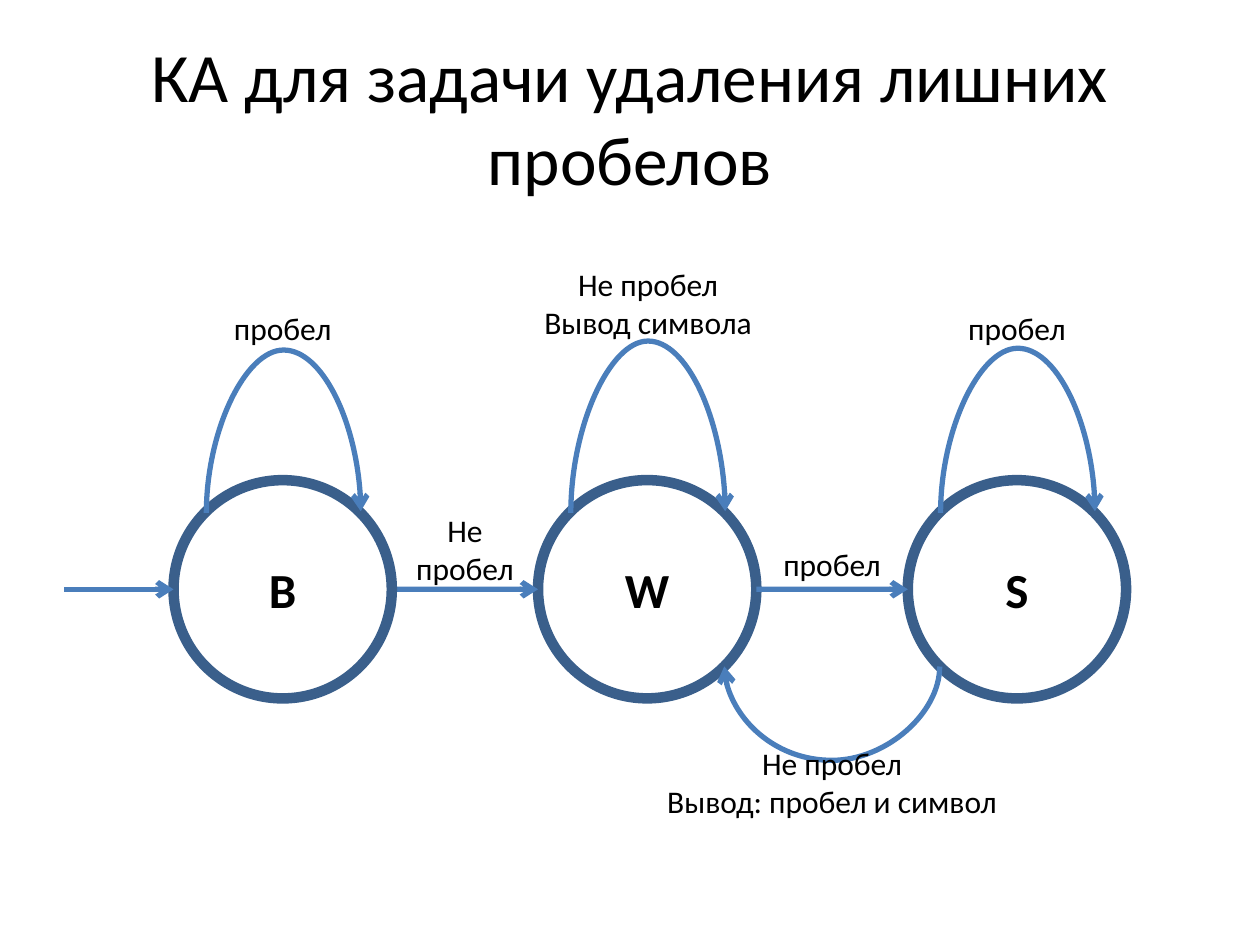
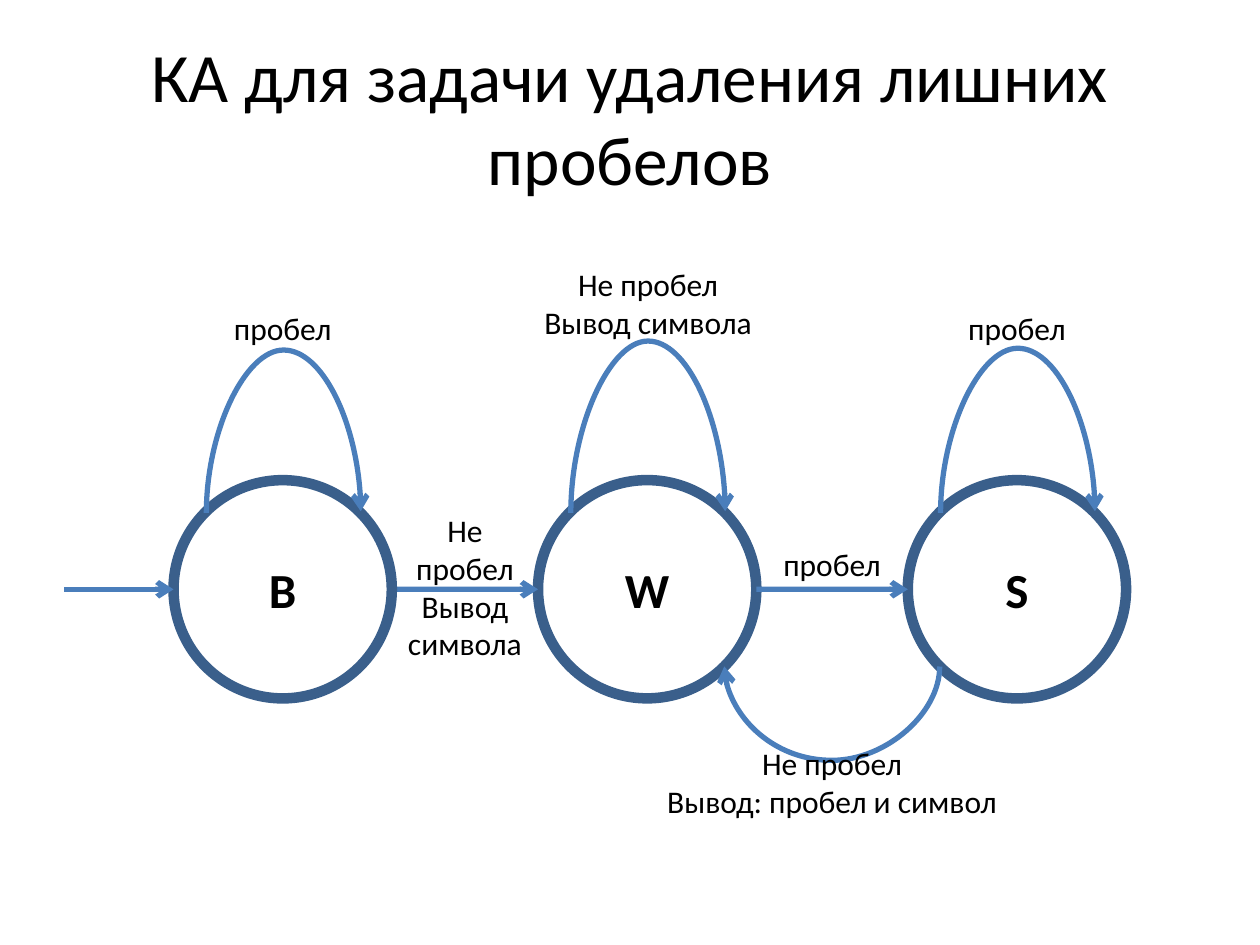
Before and after one commit to iglar14/vvp, a slide deck: slide 6 of lec_state_machine/statemachine.pptx. Drawn at 1260x945 pixels with LibreOffice and Linux fonts; fonts in the diff are those of the drawing. Boxes give left, top, right and bottom in pixels: in the first picture for what was removed or moved away, otherwise in the second. Text is boxed around its words. In the diff, an @@ line names an element or a change of style, - is before the commit and + after.

Commit message:
Исправил ошибки в презентации

```diff
--- a/lec_state_machine/statemachine.pptx
+++ b/lec_state_machine/statemachine.pptx
@@ text "Не пробел" moved from (x1=416, y1=521, x2=513, y2=587) to (x1=408, y1=521, x2=522, y2=656) @@
@@ text at (x1=408, y1=591, x2=522, y2=656): paragraph added @@
+Вывод
+символа
```
